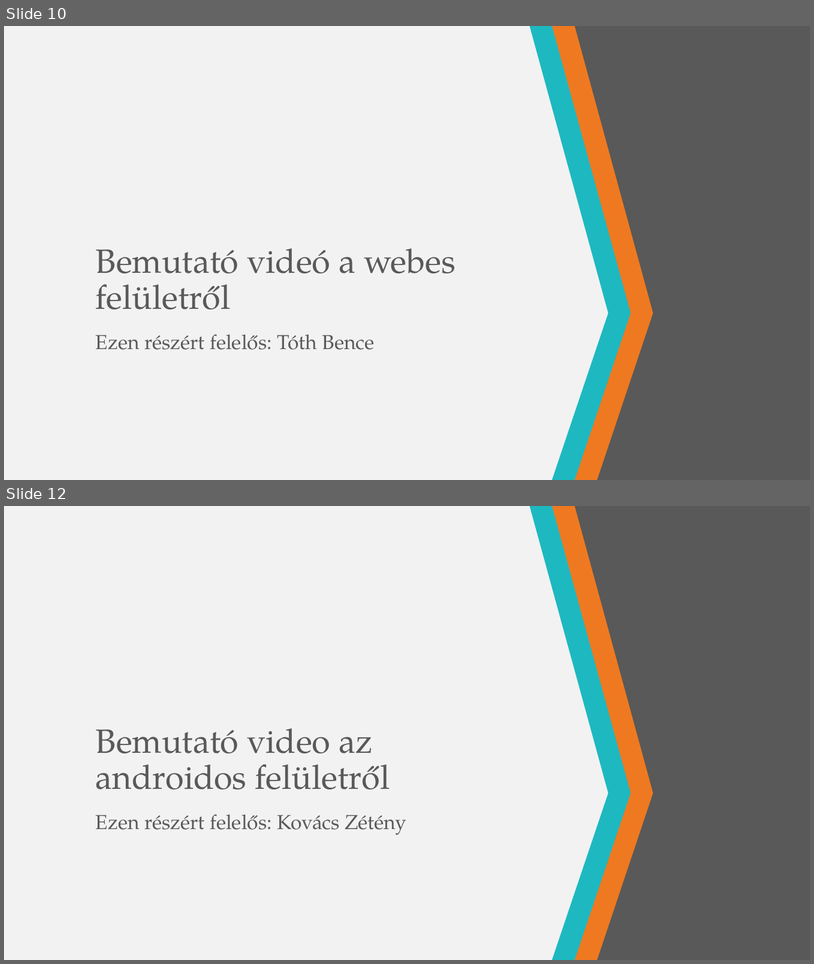
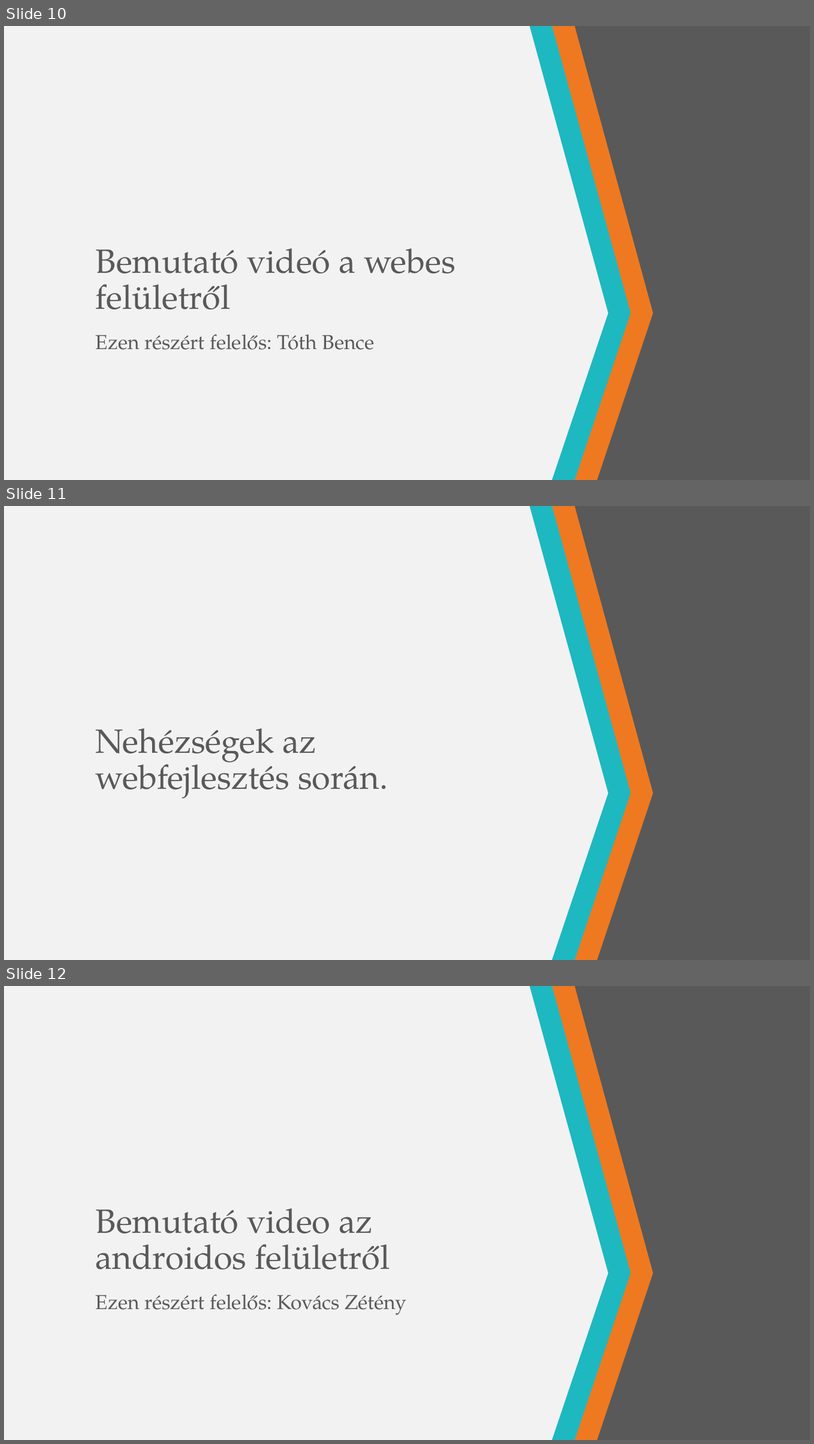
Before and after one commit to VidekiCorleone/FinalProject, a slide deck: Park1t&Go.pptx. Shown one above the other, each under a label of ours: slides 10 and 12 before the commit, slides 10, 11 and 12 after it; the slides between them are not shown. The pictures are 814x964 and 814x1444 pixels, drawn with LibreOffice and Linux fonts; fonts in the diff are those of the drawing. Boxes give left, top, right and bottom in pixels: in the first picture for what was removed or moved away, otherwise in the second. Text is boxed around its words. In the diff, an @@ line names an element or a change of style, - is before the commit and + after.

```diff
--- a/Park1t&Go.pptx
+++ b/Park1t&Go.pptx
@@ slide 11 added at (4, 506, 810, 960), background #F2F2F2; not listed: 3 template elements that a slide beside it also shows @@
@@ title added at (96, 728, 388, 798), 40 pt, text #595959 @@
+Nehézségek az webfejlesztés során.
```
Also in this commit, not shown: 2 slides changed, 1 other slide added, 7 slides removed.
